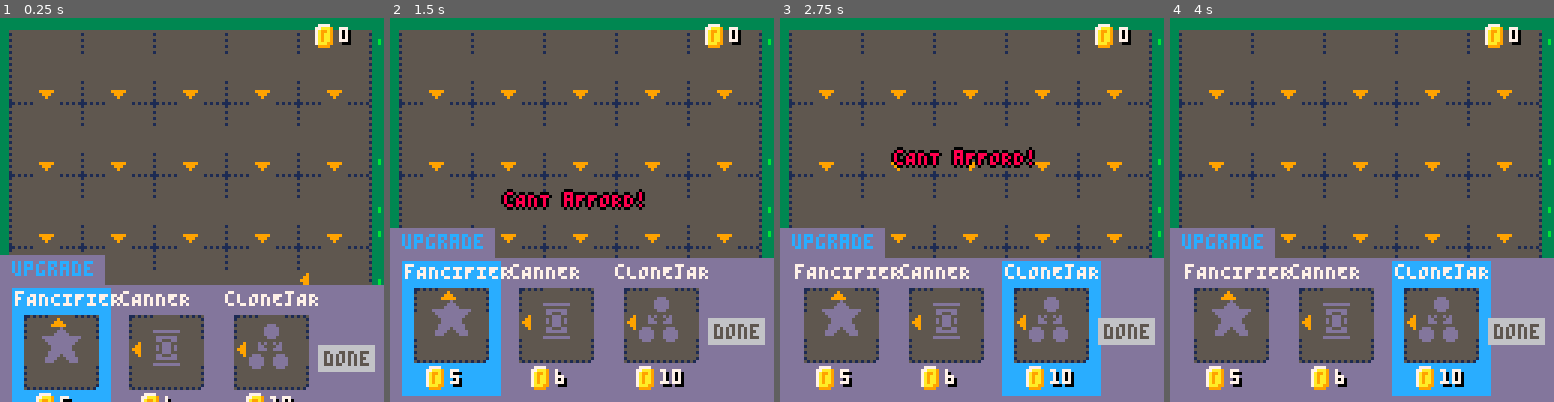
Above: before the commit, frames 1-4 (left to right).
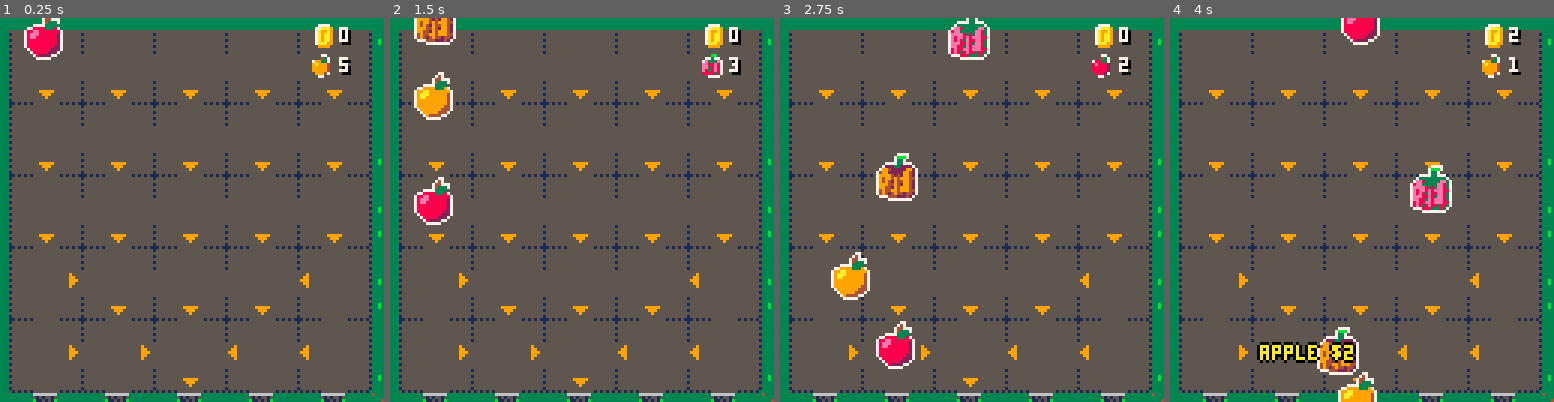
Above: after the commit, the same moments.

Repository: joeld42/ldjam_jovoc
Game: PICO-8 cartridge ld52_harvest/harvest.p8
Same seed, same stepped clock (60 frames per second), same inputs: the game is played once before the commit and once after it.
Inputs:
- Up to frame 1 (0.25 s): no input
- Up to frame 2 (1.5 s): tap X (X key) at 0.33, 1.07 s; tap O (Z key) at 0.7 s
- Up to frame 3 (2.75 s): hold Right 1.6-2.1 s; tap O (Z key) at 1.7, 2.1, 2.5 s; tap X (X key) at 1.85 s; hold Up 2.15-2.42 s; hold Right from 2.47 s (still down)
- Up to frame 4 (4 s): tap O (Z key) at 2.9, 3.3, 3.7 s; tap X (X key) at 2.97 s; release Right at 3.03 s; hold Left 3.08-3.58 s; hold Down 3.63-3.97 s

The runs differ from the first frame. In frame 1, 25% of the frame differs, in the area x 0-100%, y 0-100%; in frame 2, 35%; in frame 3, 34%; in frame 4, 34%.

Commit message:
processing

Diff:
--- a/ld52_harvest/code/harvest.lua
+++ b/ld52_harvest/code/harvest.lua
@@ -7,7 +7,7 @@
     cfruit = 1
     nxtfruit = cfruit+1
     vp = 0
-    fruitleft = 0
+    fruitleft = 5
 
     shopy = 129
     shopytarg = 70
@@ -32,7 +32,7 @@
         { mapx=17, dx=0, dy=1 },
         { mapx=21, dx=-1, dy=0 },
         { mapx=25, dx=1, dy=0 },
-        { mapx=29, dx=0, dy=-1 },
+        -- { mapx=29, dx=0, dy=-1 },
     }
 
     shopitembuilds = {
@@ -79,6 +79,11 @@
 
     yield()
 
+    while f.delay > 0 do
+        f.delay -= 1
+        yield()
+    end
+
     local done = 0
     while done==0 do
         -- have we reached our next grid square?
@@ -100,12 +105,13 @@
                 if gg == nil then
                     done = 1
                 else
-                    -- process the fruit
-                    process_fruit( f, gg )
 
                     -- move to the next grid
                     f.nxcol = f.nxcol + gg.dx
                     f.nxrow = f.nxrow + gg.dy
+
+                    -- process the fruit
+                    process_fruit( f, gg )
 
                     -- age the fruit
                     if (f.age > 10) then
@@ -137,6 +143,9 @@
         -- fancifier
         f.coutline = 10
         f.name = "fancy " .. f.name
+    elseif (g.icon == 198) then
+        -- clone jar
+        clone_fruit(f)
     elseif (g.icon == 196) then
         -- blender
         f.fnum = 98
@@ -188,8 +197,25 @@
         sx=sx, sy=sy,
         age=0,
         vp=1,
+        delay=0,
         tick=cocreate( fruit_update )
     }
+    add( fruits, ff )
+    assert(coresume( ff.tick, ff ))
+end
+
+function clone_fruit( f )
+    local ff = {
+        tick=cocreate( fruit_update )
+    }
+    for k,v in pairs(f) do
+        if k!="tick" then
+            ff[k] = v
+        end
+    end
+    ff.delay=20
+    ff.age = 0
+
     add( fruits, ff )
     assert(coresume( ff.tick, ff ))
 end
@@ -364,7 +390,6 @@
 
         if (btnp(5)) then
             -- build
-            printh("BUILD")
             local bitem = shopitems[ shopsel+1]
             local gg = make_grid( bitem.dx, bitem.dy )
             gg.icon = bitem.icon
@@ -382,6 +407,12 @@
                 end
             end
 
+            -- build finished
+            shopytarg = 129
+            shopdone = true
+            buildx = -1
+            printh("Build complete ---- ")
+
         elseif (btnp(4)) then
             buildx = -1
             buildy = -1
@@ -421,7 +452,7 @@
 
     -- moar fruit, back to game??
     if (shopdone and shopy >= 127) then
-        fruitleft = 20
+        fruitleft = 5
         shopitems = {}
     end
 
